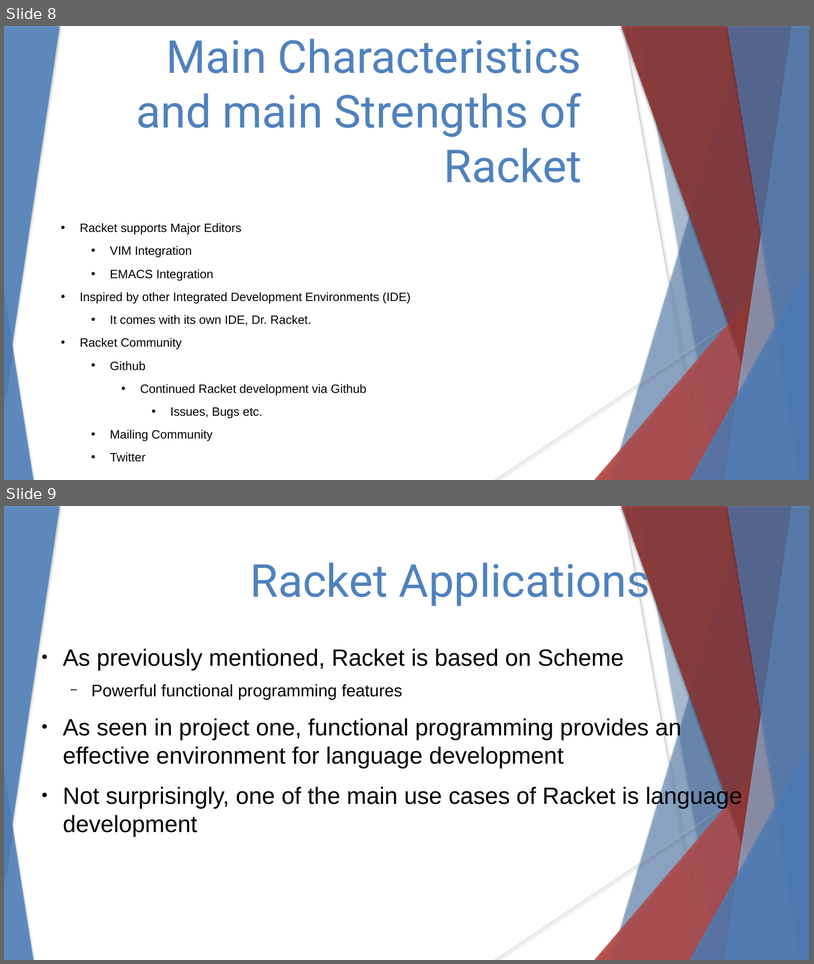
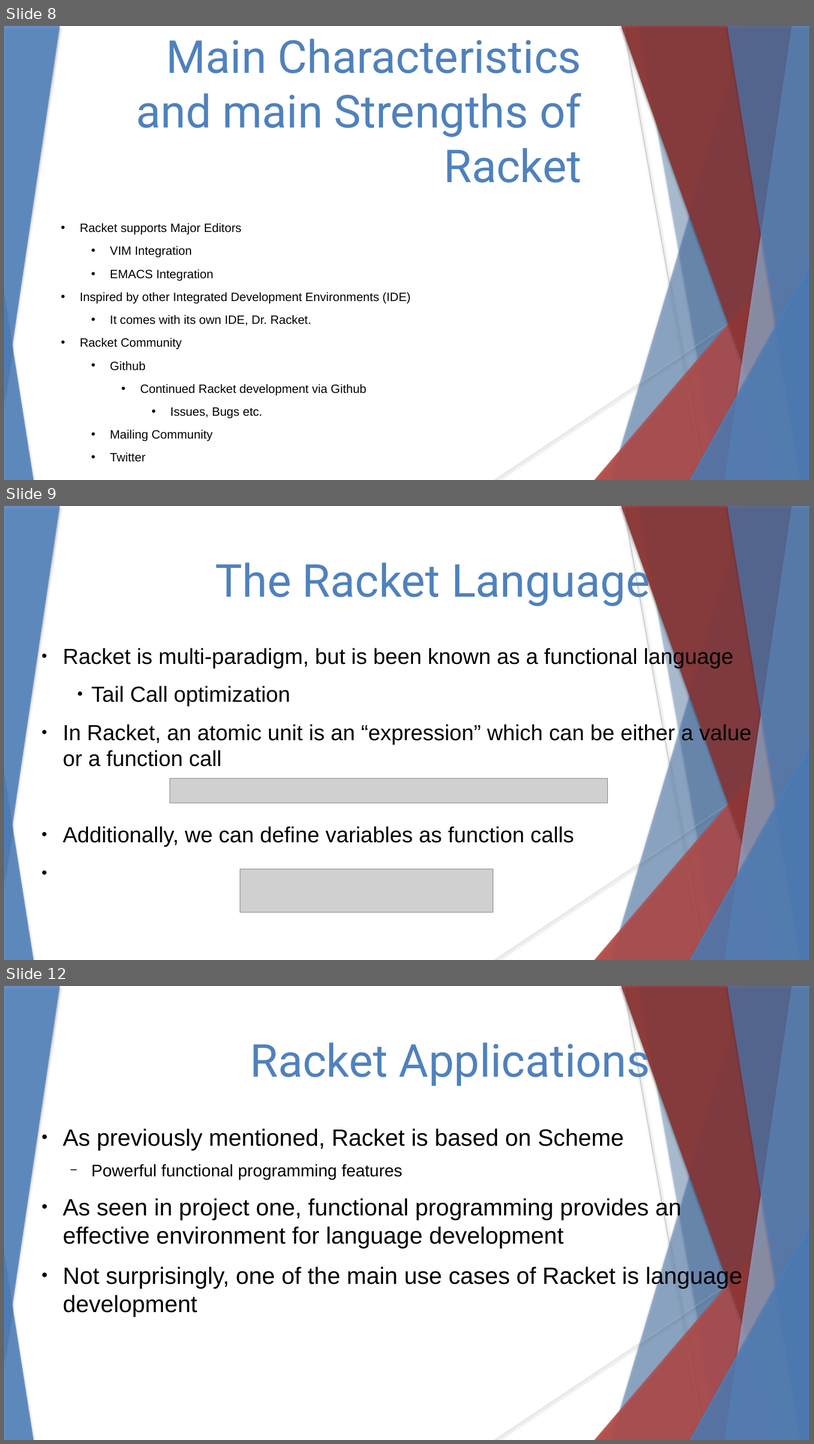
Before and after one commit to stevester94/CSC201_Project, a slide deck: CSC201Sec3Proj3Team4.pptx. Shown one above the other, each under a label of ours: slides 8 and 9 before the commit, slides 8, 9 and 12 after it; the slides between them are not shown. The pictures are 814x964 and 814x1444 pixels, drawn with LibreOffice and Linux fonts; fonts in the diff are those of the drawing; grey boxes stand for pictures. Boxes give left, top, right and bottom in pixels: in the first picture for what was removed or moved away, otherwise in the second. Text is boxed around its words. In the diff, an @@ line names an element or a change of style, - is before the commit and + after.

```diff
--- a/CSC201Sec3Proj3Team4.pptx
+++ b/CSC201Sec3Proj3Team4.pptx
@@ slide 9 added at [4,506,810,960], background #FFFFFF; not listed: 18 template elements that a slide beside it also shows @@
@@ text added at [215,555,650,607], 54 pt, text #4F81BD @@
+The Racket Language
@@ text added at [63,646,752,847], 26 pt, text #000000 @@
+● Racket is multi-paradigm, but is been known as a functional language
+      ● Tail Call optimization
+● In Racket, an atomic unit is an “expression” which can be either a value or a function call
+● Additionally, we can define variables as function calls
@@ picture added at [170,778,608,802] @@
@@ picture added at [240,869,494,912] @@
@@ what was slide 9 is now slide 12 @@
```
Also in this commit, not shown: 2 other slides added.
